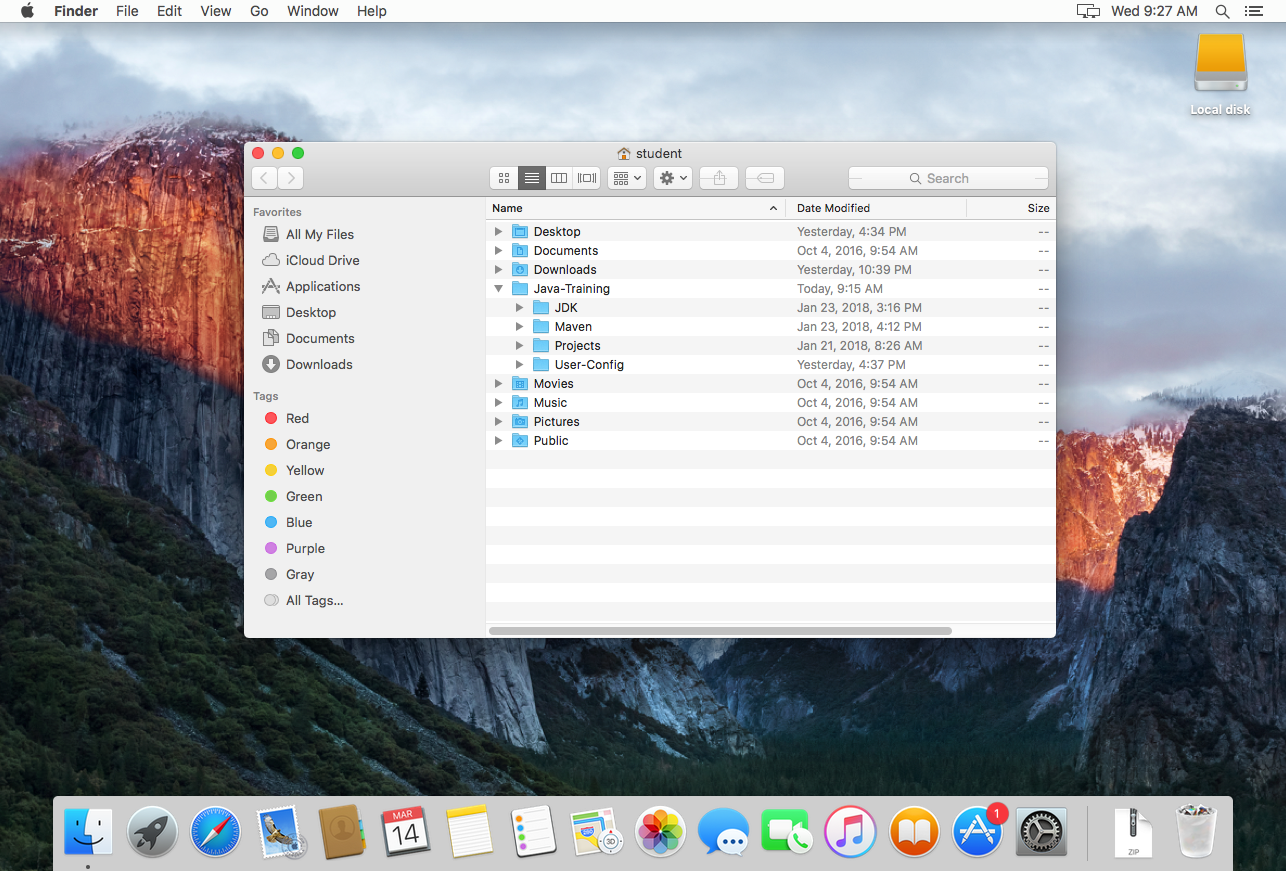
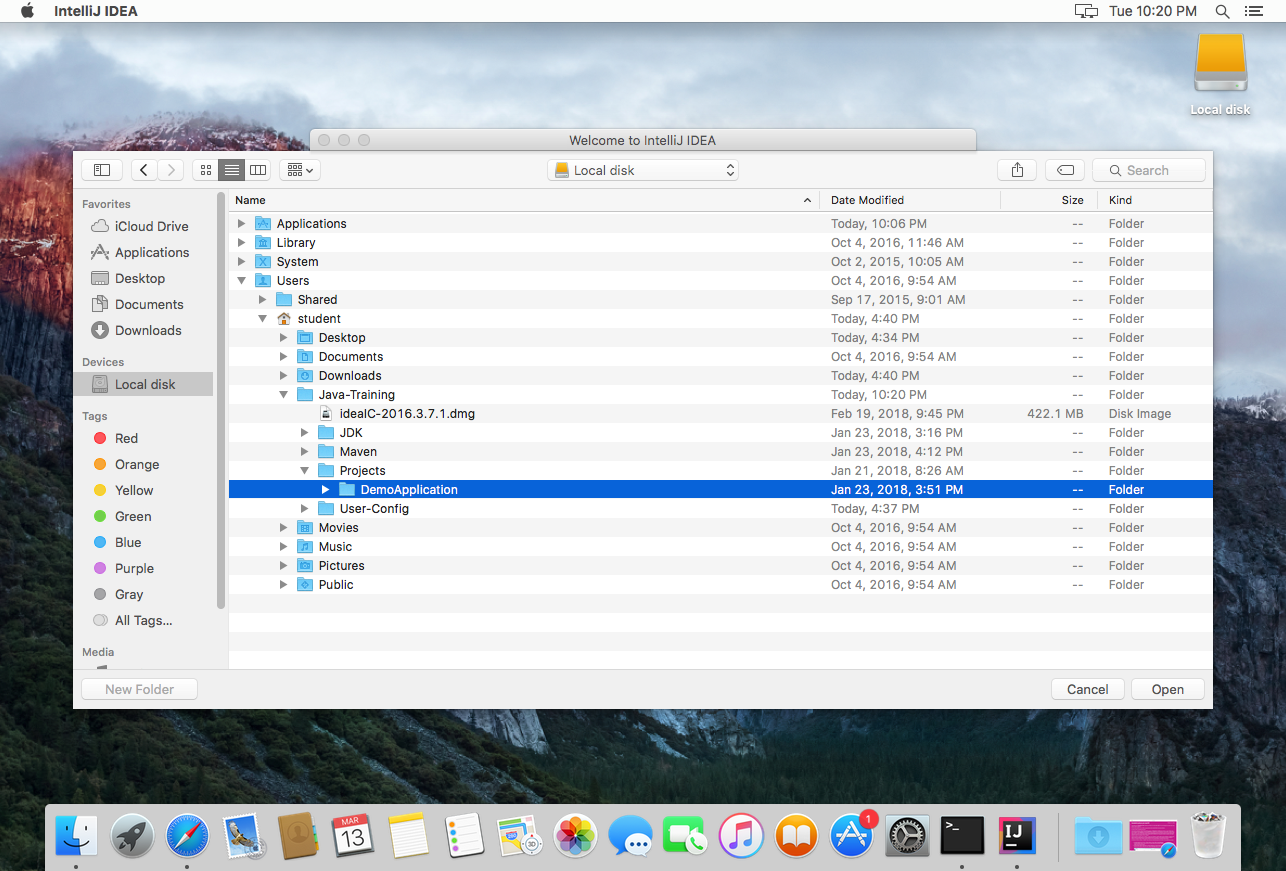
Layer changes from the first 1286×871 image to the second:
painted on "Layer 1" over [43, 4, 1242, 871]
